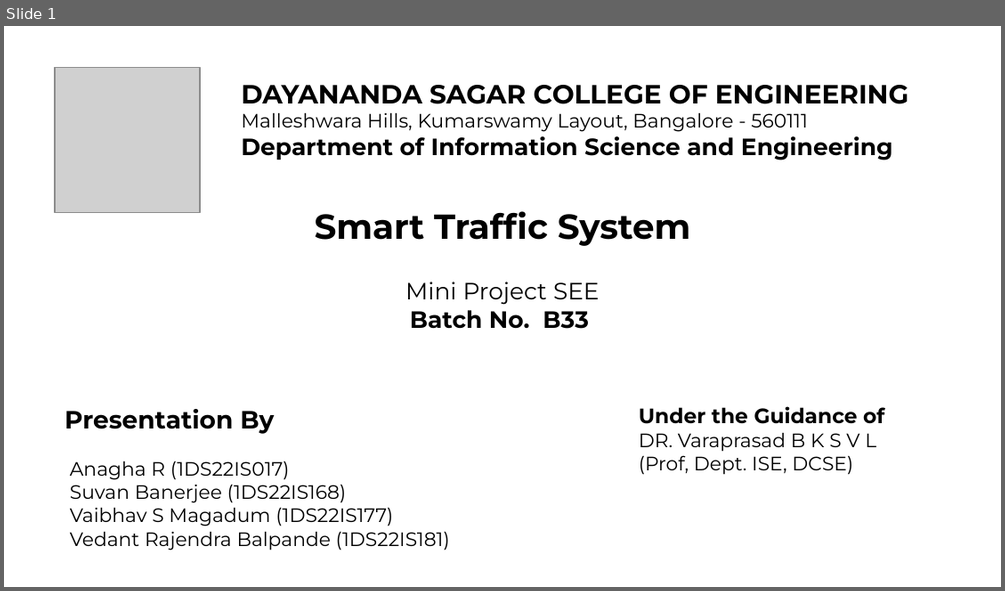
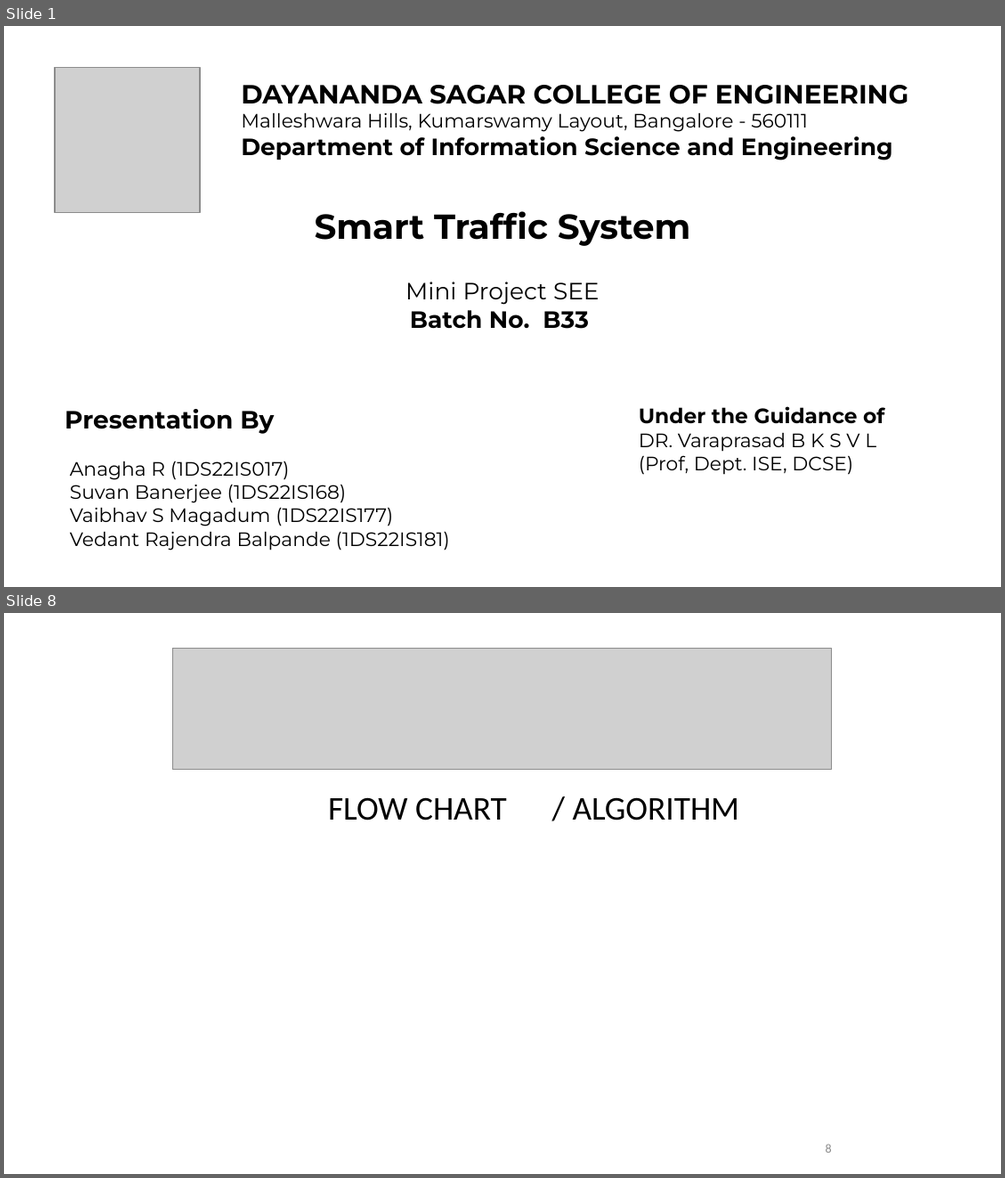
Before and after one commit to Vaibhav-Magadum/MiniProject, a slide deck: Presentation/Presentation_FINAL_DRAFT.pptx. Shown one above the other, each under a label of ours: slide 1 before the commit, slides 1 and 8 after it; the slides between them are not shown. The pictures are 1005x591 and 1005x1178 pixels, drawn with LibreOffice and Linux fonts; fonts in the diff are those of the drawing; grey boxes stand for pictures. Boxes give left, top, right and bottom in pixels: in the first picture for what was removed or moved away, otherwise in the second. Text is boxed around its words. In the diff, an @@ line names an element or a change of style, - is before the commit and + after.

```diff
--- a/Presentation/Presentation_FINAL_DRAFT.pptx
+++ b/Presentation/Presentation_FINAL_DRAFT.pptx
@@ slide 8 added at box(4, 613, 1001, 1174), background #FFFFFF @@
@@ picture added at box(172, 648, 832, 770) @@
@@ title added at box(328, 797, 740, 820), 24 pt, text #000000 @@
+FLOW CHART / ALGORITHM
@@ page number added at box(825, 1143, 832, 1152), 9 pt, text #8C8C8C @@
+8
```
Also in this commit, not shown: 12 other slides added, 2 slides removed.
